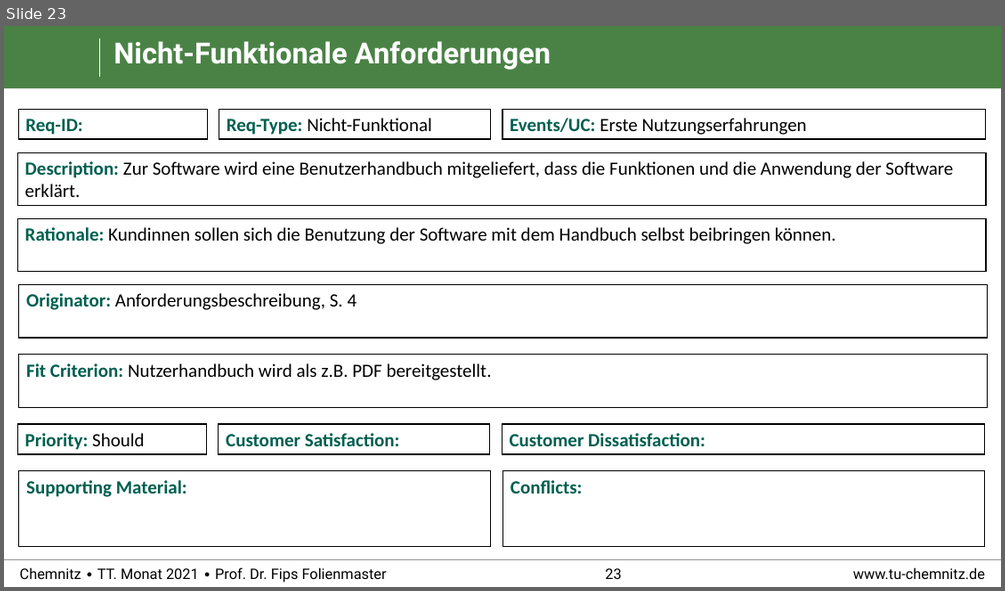
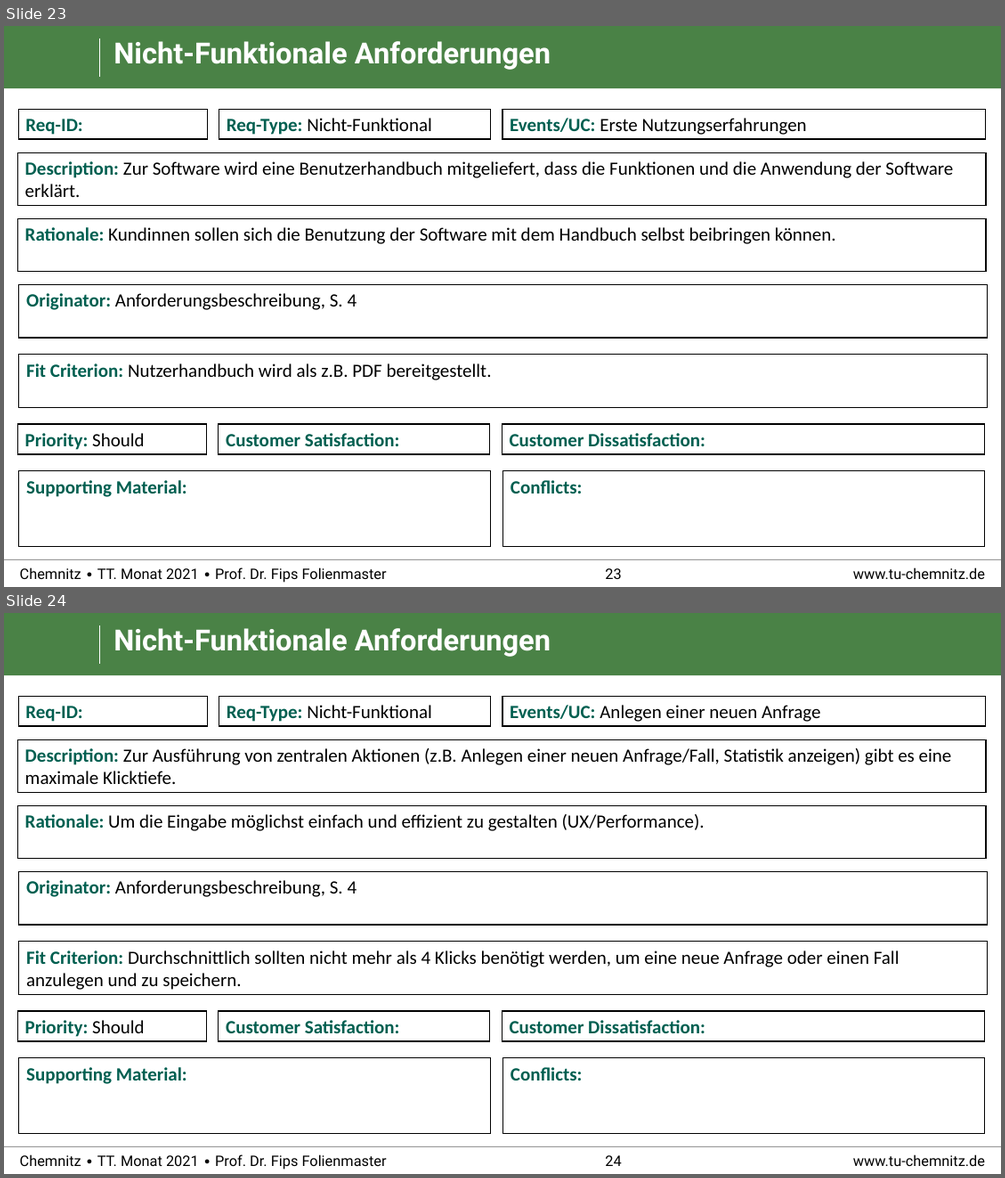
Before and after one commit to RealBiggerBo/Softwaretechnik, a slide deck: SnowCards_Requirements.pptx. Shown one above the other, each under a label of ours: slide 23 before the commit, slides 23 and 24 after it. The pictures are 1005x591 and 1005x1178 pixels, drawn with LibreOffice and Linux fonts; fonts in the diff are those of the drawing; background and template pictures are left out. Boxes give left, top, right and bottom in pixels: in the first picture for what was removed or moved away, otherwise in the second. Text is boxed around its words. In the diff, an @@ line names an element or a change of style, - is before the commit and + after.

```diff
--- a/SnowCards_Requirements.pptx
+++ b/SnowCards_Requirements.pptx
@@ slide 24 added at (4,613,1001,1174), background #FFFFFF; not listed: 6 template elements that a slide beside it also shows @@
@@ title added at (113,628,550,657), 28 pt, text #FFFFFF, bold @@
+Nicht-Funktionale Anforderungen
@@ rectangle added at (18,696,208,726), fill #FFFFFF, outline #000000 1 pt, 18 pt, text #005F50, bold @@
+Req-ID:
@@ rectangle added at (219,696,491,726), fill #FFFFFF, outline #000000 1 pt, 18 pt, text #000000 @@
+Req-Type: Nicht-Funktional
@@ rectangle added at (502,696,986,726), fill #FFFFFF, outline #000000 1 pt, 18 pt, text #000000 @@
+Events/UC: Anlegen einer neuen Anfrage
@@ group added at (17,739,987,995): 4 rectangles @@
+Description: Zur Ausführung von zentralen Aktionen (z.B. Anlegen einer neuen Anfrage/Fall, Statistik anzeigen) gibt es eine maximale Klicktiefe.
+Rationale: Um die Eingabe möglichst einfach und effizient zu gestalten (UX/Performance).
+Originator: Anforderungsbeschreibung, S. 4
+Fit Criterion: Durchschnittlich sollten nicht mehr als 4 Klicks benötigt werden, um eine neue Anfrage oder einen Fall anzulegen und zu speichern.
@@ rectangle added at (17,1011,207,1041), fill #FFFFFF, outline #000000 1 pt, 18 pt, text #005F50, bold @@
+Priority: Should
@@ rectangle added at (218,1011,490,1041), fill #FFFFFF, outline #000000 1 pt, 18 pt, text #005F50, bold @@
+Customer Satisfaction:
@@ rectangle added at (502,1011,985,1041), fill #FFFFFF, outline #000000 1 pt, 18 pt, text #005F50, bold @@
+Customer Dissatisfaction:
@@ rectangle added at (19,1058,491,1134), fill #FFFFFF, outline #000000 1 pt, 18 pt, text #005F50, bold @@
+Supporting Material:
@@ rectangle added at (503,1058,985,1134), fill #FFFFFF, outline #000000 1 pt, 18 pt, text #005F50, bold @@
+Conflicts:
```
Also in this commit, not shown: 1 slide changed, 3 other slides added, 1 slide removed.
